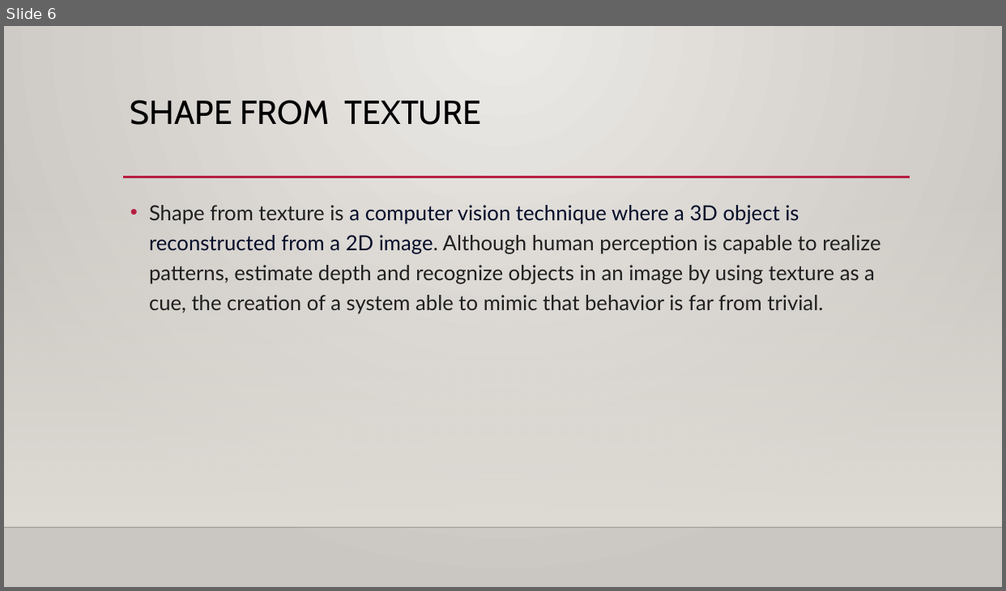
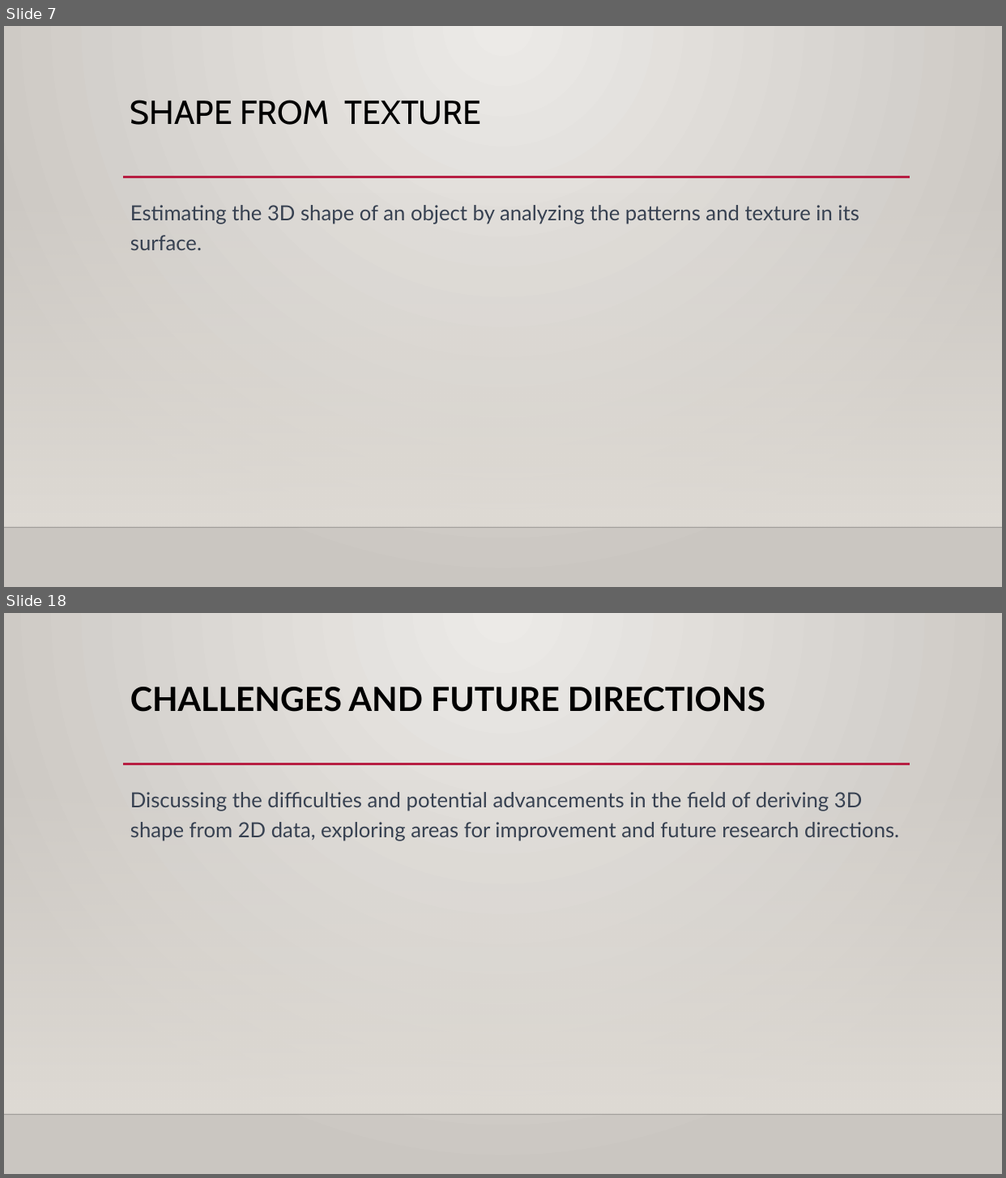
Before and after one commit to SC-One/ShapeFromX_Uni_report, a slide deck: Presentation/ShapeFromX_v1.pptx. Shown one above the other, each under a label of ours: slide 6 before the commit, slides 7 and 18 after it; the slides between them are not shown. The pictures are 1006x591 and 1006x1178 pixels, drawn with LibreOffice and Linux fonts; fonts in the diff are those of the drawing; background and template pictures are left out. Boxes give left, top, right and bottom in pixels: in the first picture for what was removed or moved away, otherwise in the second. Text is boxed around its words. In the diff, an @@ line names an element or a change of style, - is before the commit and + after.

```diff
--- a/Presentation/ShapeFromX_v1.pptx
+++ b/Presentation/ShapeFromX_v1.pptx
@@ slide 18 added at (x1=4, y1=613, x2=1002, y2=1174), background gradient #ECEAE7 to #CAC7C1; not listed: 3 template elements that a slide beside it also shows @@
@@ title added at (x1=130, y1=687, x2=765, y2=712), 32 pt, text #000000, bold @@
+CHALLENGES AND FUTURE DIRECTIONS
@@ text added at (x1=130, y1=792, x2=899, y2=841), 20 pt, text #374151 @@
+Discussing the difficulties and potential advancements in the field of deriving 3D shape from 2D data, exploring areas for improvement and future research directions.
@@ what was slide 6 is now slide 7 @@
@@ slide 7 changed as well @@
@@ text at (x1=130, y1=205, x2=859, y2=250): text changed; text colour #1F1F1F to #374151 @@
-• Shape from texture is a computer vision technique where a 3D object is reconstructed from a 2D image. Although human perception is capable to realize patterns, estimate depth and recognize objects in an image by using texture as a cue, the creation of a system able to mimic that behavior is far from trivial.
+Estimating the 3D shape of an object by analyzing the patterns and texture in its surface.
```
Also in this commit, not shown: 4 other slides changed, 12 other slides added, 2 slides removed.
